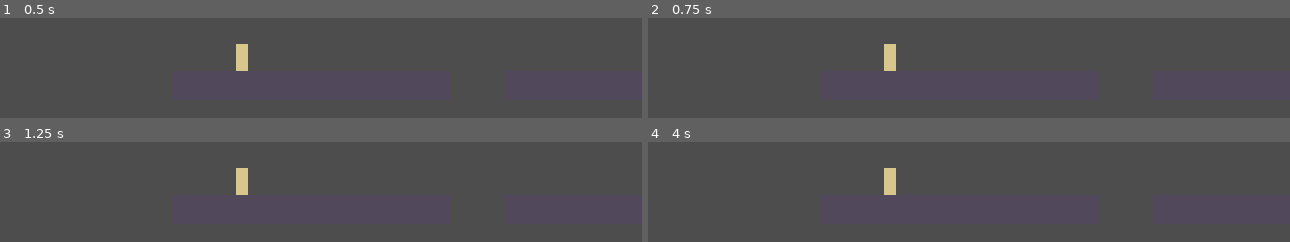
Above: before the commit, frames 1-4 (two rows, left to right).
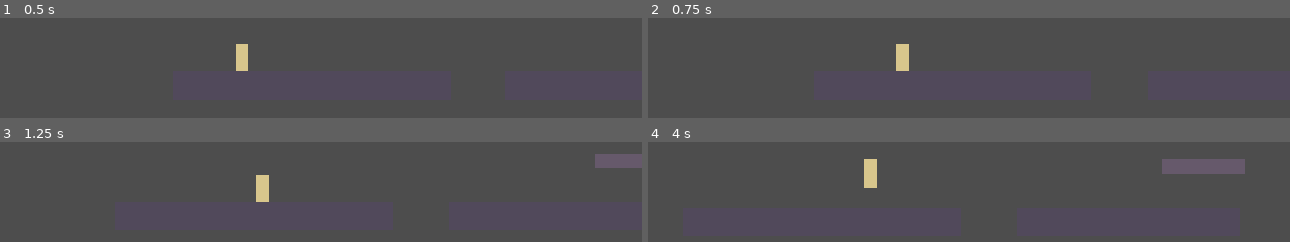
Above: after the commit, the same moments.

Repository: Babacooll/the-lost-choir
Game: Godot game, scene res://scenes/test_room.tscn
Two runs of this game, one before a commit and one after it. Both use one fixed random seed, a clock stepped at 60 frames per second and the inputs below.
Inputs (mouse positions are in pixels of both pictures, inside the frame that each line leads up to):
- Up to frame 1 (0.5 s): no input
- Up to frame 2 (0.75 s): tap Enter at 0.5 s; move the mouse to (1065, 50) at 0.52 s; hold D (move_right) from 0.53 s (still down); tap K (answer) at 0.6 s; click (1065, 50) at 0.67 s
- Up to frame 3 (1.25 s): keep holding D (move_right); tap Space (jump) at 0.77 s
- Up to frame 4 (4 s): release D (move_right) at 1.25 s; drag from (731, 219) to (904, 182) at 1.27 s; move the mouse to (outside the picture) at 2.02 s; hold D (move_right) 2.03-2.75 s; hold Shift 2.03-2.75 s; drag from (outside the picture) to (outside the picture) at 2.77 s; move the mouse to (outside the picture) at 3.52 s; hold A (move_left) from 3.53 s (still down); tap Ctrl at 3.6 s; tap Space (jump) at 3.77 s

Frame 1 is identical in both runs. In frame 2, 1.1% of the frame differs, in the area x 36-41%, y 26-53%; in frame 3, 2.1%; in frame 4, 3.0%, in the area x 33-93%, y 17-53%.
Error before the commit: Parse Error: Cannot infer the type of "jump_locked_by_combat" variable because the value doesn't have a set type. (res://scripts/player/player.gd:174)

Commit message:
Fix player.gd parse error and InputBuffer test timing
player.gd's @onready var combat was typed as generic Node, so GDScript's
static analyzer couldn't verify is_jump_locked() existed on it, and failed
to parse the whole script — which cascaded into nearly every test file
failing (they all touch _player.combat/hp/facing/etc, and with player.gd
unparseable those properties don't exist at all). Typed it as PlayerCombat
(combat.gd's global class_name) instead.

test_input_buffer.gd called buffer.poll() synchronously right after
action_down(), with no frame boundary in between — Input's "just pressed"
edge isn't visible until the next tick, matching the pattern already used
everywhere else in this suite. Added the missing await.

Co-authored-by: multica-agent <github@multica.ai>

Diff:
--- a/scripts/player/player.gd
+++ b/scripts/player/player.gd
@@ -41,7 +41,8 @@
 const MAX_HP: int = 5
 
 @onready var collision_shape: CollisionShape2D = $CollisionShape2D
-@onready var combat: Node = get_node_or_null("Combat")
+# PlayerCombat is combat.gd's global class_name — no preload needed to type this.
+@onready var combat: PlayerCombat = get_node_or_null("Combat")
 
 var coyote_timer: float = 0.0
 var jump_buffer_timer: float = 0.0
--- a/tests/unit/test_input_buffer.gd
+++ b/tests/unit/test_input_buffer.gd
@@ -28,6 +28,7 @@
 func test_press_is_buffered_within_window() -> void:
 	var buffer := InputBuffer.new(&"__test_buffer_action")
 	_input.action_down(&"__test_buffer_action")
+	await get_tree().physics_frame  # "just pressed" only becomes visible on the next tick
 	buffer.poll()
 
 	var press_ms := buffer.last_press_ms()
@@ -39,6 +40,7 @@
 func test_press_falls_outside_window_once_it_expires() -> void:
 	var buffer := InputBuffer.new(&"__test_buffer_action")
 	_input.action_down(&"__test_buffer_action")
+	await get_tree().physics_frame
 	buffer.poll()
 
 	var press_ms := buffer.last_press_ms()
@@ -49,6 +51,7 @@
 func test_consume_invalidates_the_buffered_press() -> void:
 	var buffer := InputBuffer.new(&"__test_buffer_action")
 	_input.action_down(&"__test_buffer_action")
+	await get_tree().physics_frame
 	buffer.poll()
 	buffer.consume()
 
